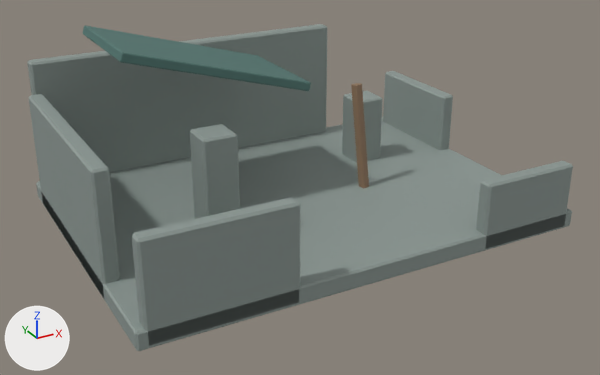
Renders of the glTF model assets/original/lumenreach_architecture/LumenRuinedHall.glb from each side of a commit.
The view is the same before and after, from a camera (50 mm lens) standing at (-24.8, -45.9, 24.6) and looking at (0.0, -0.8, 2.1). The lights are fixed; the arrows at lower left show +X, +Y and +Z. The first picture is the older version. Vertices at exactly the same position are counted once.

The older version as bpy lines, for what is in view:
```python
me_cube_422 = bpy.data.meshes.new('Cube.422')
me_cube_422.from_pydata(...)  # 240 vertices, 440 faces; spans x -15.0..15.0, y -11.0..11.0, z -6.1..12.0
# faces by material slot: [352, 44, 44]
me_cube_422.materials.append(mat_el_stone)  # grey #8b9793
me_cube_422.materials.append(mat_el_roof)  # dark cyan #50766f
me_cube_422.materials.append(mat_el_wood)  # brown #8e7359
ob_lumenruinedhall = bpy.data.objects.new('LumenRuinedHall', me_cube_422)
ob_lumenruinedhall.location = (0.0, 0.0, 0.6)
```
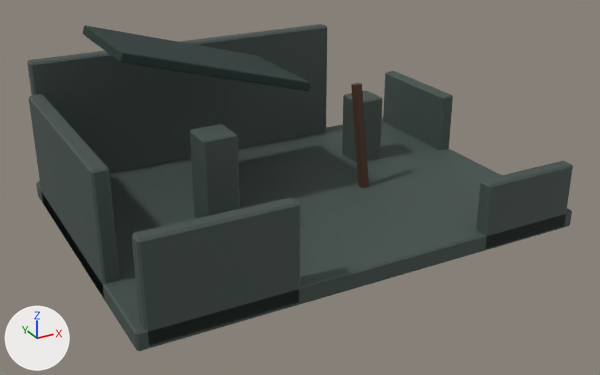
The edits, one by one:
Picture 'lumen_palette' (img_lumen_palette) is new.
Material 'EL_LumenreachPalette' (mat_el_lumenreachpalette) is new.
Its texture is img_lumen_palette.
Its roughness is 0.72.
me_cube_422 has 240 vertices, 440 faces and spans x -15.0..15.0, y -11.0..11.0, z -6.1..12.0.
me_cube_422 is used by ob_lumenruinedhall; location (0.0, 0.0, 0.6).
me_cube_422 part 1: 96 of 240 vertices moved; they spanned x -11.3..9.1, y -4.1..8.0, z -6.1..12.0 and now span x -11.3..9.1, y -4.1..8.0, z -6.1..12.0; mean shift (0.0, 0.0, 0.0); largest move (-8.0, -2.0, -0.6) -> (-11.3, 7.9, 11.4).
me_cube_422 part 2: all 352 faces that had it switch from mat_el_stone (grey #8b9793) to mat_el_lumenreachpalette (picture img_lumen_palette).
me_cube_422 part 3: all 44 faces that had it switch from mat_el_roof (dark cyan #50766f) to mat_el_lumenreachpalette (picture img_lumen_palette).
me_cube_422 part 4: all 44 faces that had it switch from mat_el_wood (brown #8e7359) to mat_el_lumenreachpalette (picture img_lumen_palette).
me_cube_422 part 5: texture (UV) coordinates of 440 of 440 faces, centred in x -15.0..15.0, y -11.0..11.0, z -6.1..11.9, changed; they spanned u 0.12..0.87, v 0.0..1.0 and now span u 0.12..0.88, v 0.62..0.88.

Changed parts and their boxes (x1, y1, x2, y2) in the pictures (600 x 375 px; the box of a moved part takes in the faces that stretch with it):
'LumenRuinedHall', recoloured, surface changed (darker)
    both: (27, 24, 573, 351)
part 1 of me_cube_422, moved or reshaped
    both: (83, 26, 383, 219)
part 2 of me_cube_422, recoloured (darker)
    both: (27, 24, 573, 351)
part 3 of me_cube_422, recoloured
    before: (83, 26, 311, 91)
    after: (190, 124, 240, 219)
part 4 of me_cube_422, recoloured
    before: (351, 83, 369, 189)
    after: (342, 91, 383, 163)
part 5 of me_cube_422, surface changed (darker)
    both: (27, 24, 573, 351)
